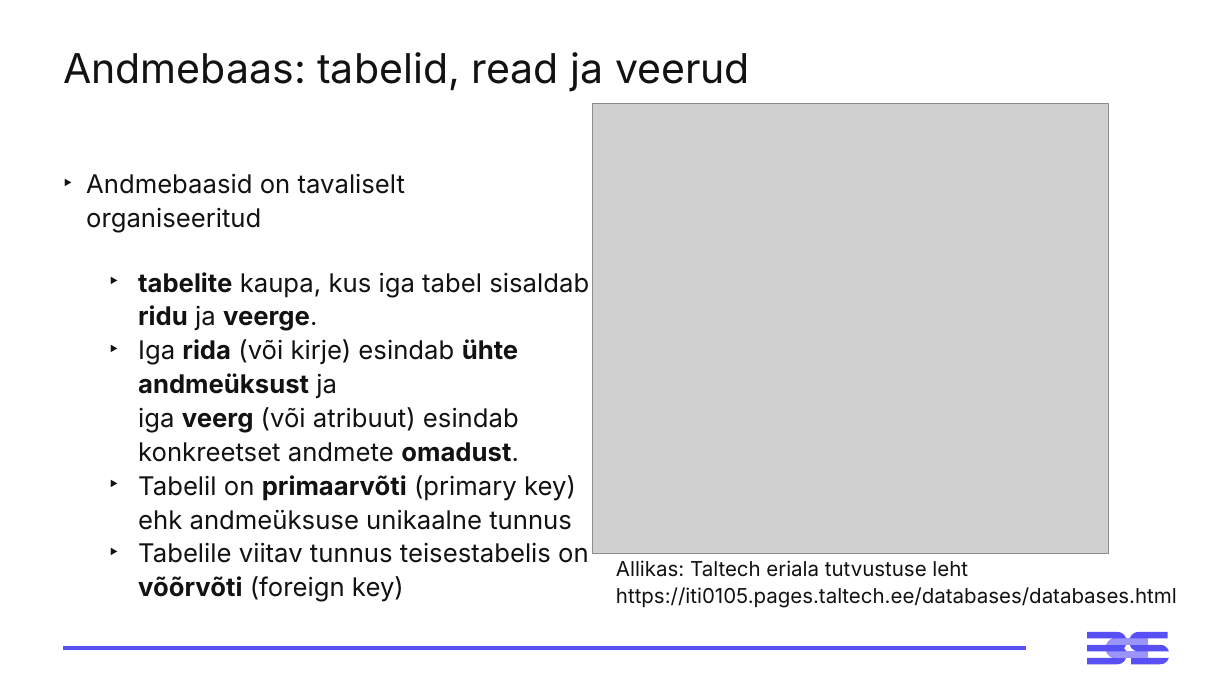
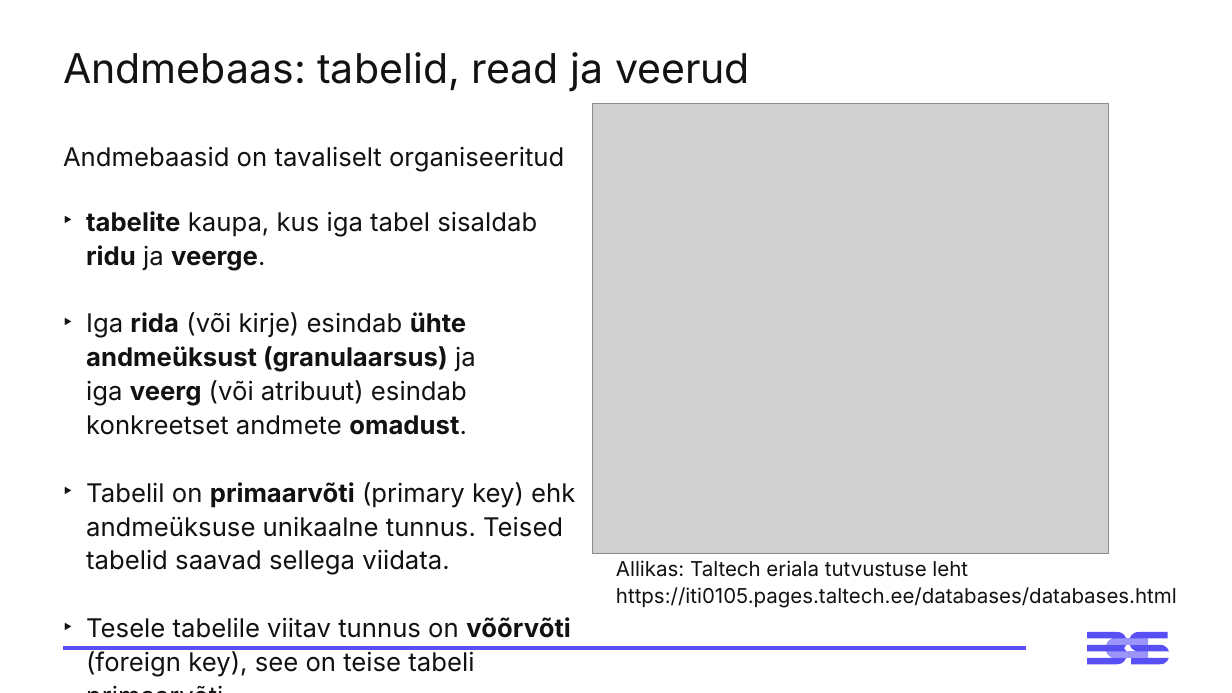
Before and after one commit to emilieabel/andmetarkus, a slide deck: slide 7 of Materjalid/Day6 SQL/6-paev-andmetarkus-esitlus.pptx (slide 6 before the commit). Drawn at 1232x693 pixels with LibreOffice and Linux fonts; fonts in the diff are those of the drawing; grey boxes stand for pictures. Boxes give left, top, right and bottom in pixels: in the first picture for what was removed or moved away, otherwise in the second. Text is boxed around its words. In the diff, an @@ line names an element or a change of style, - is before the commit and + after.

Commit message:
e2

```diff
--- a/Materjalid/Day6 SQL/6-paev-andmetarkus-esitlus.pptx
+++ b/Materjalid/Day6 SQL/6-paev-andmetarkus-esitlus.pptx
@@ text at box(63, 146, 564, 270): bullet ‣ to none; list level 2 to 1 in "tabelite kaupa, kus iga tabel ..." @@
@@ text "Andmebaasid on tavaliselt organiseeritud": place and size @@
-text "Andmebaasid on tavaliselt organiseeritud" at box(86, 173, 589, 602)
+text "Andmebaasid on tavaliselt organiseeritud" at box(63, 146, 575, 677)
@@ text at box(86, 312, 575, 677): text changed @@
-  ‣ Iga rida (või kirje) esindab ühte andmeüksust ja
-    iga veerg (või atribuut) esindab konkreetset andmete omadust.
-  ‣ Tabelil on primaarvõti (primary key) ehk andmeüksuse unikaalne tunnus
-  ‣ Tabelile viitav tunnus teisestabelis on võõrvõti (foreign key)
+‣ Iga rida (või kirje) esindab ühte andmeüksust (granulaarsus) ja
+  iga veerg (või atribuut) esindab konkreetset andmete omadust.
+‣ Tabelil on primaarvõti (primary key) ehk andmeüksuse unikaalne tunnus. Teised tabelid saavad sellega viidata.
+‣ Tesele tabelile viitav tunnus on võõrvõti (foreign key), see on teise tabeli primaarvõti.
```
Also in this commit, not shown: 6 other slides changed, 2 slides added, 1 slide removed.
